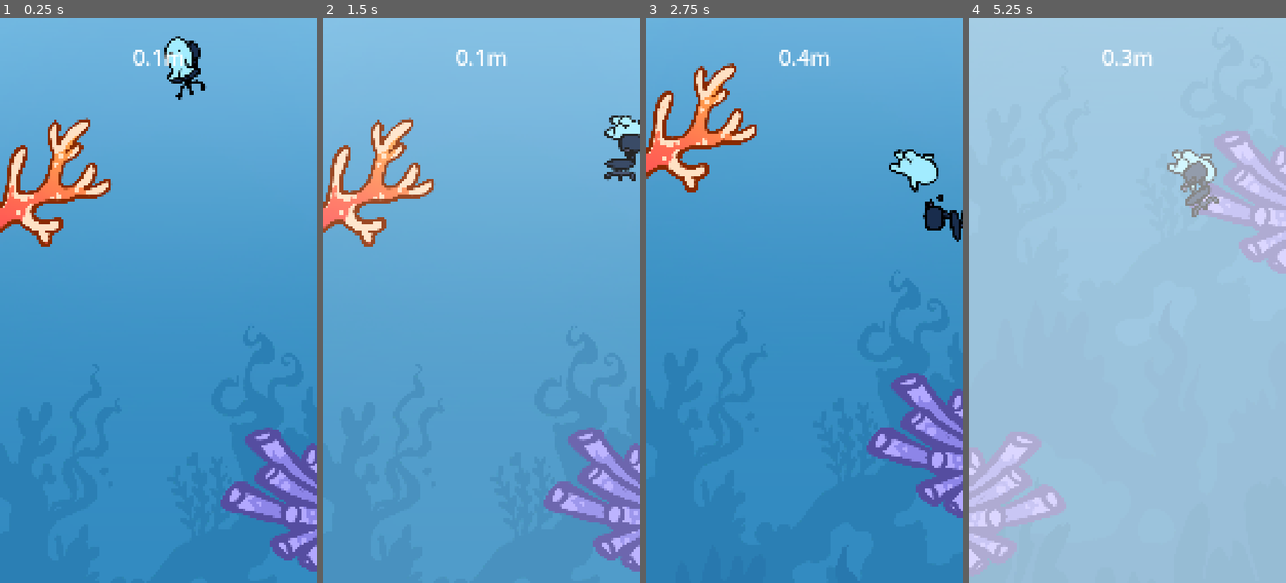
Above: before the commit, frames 1-4 (left to right).
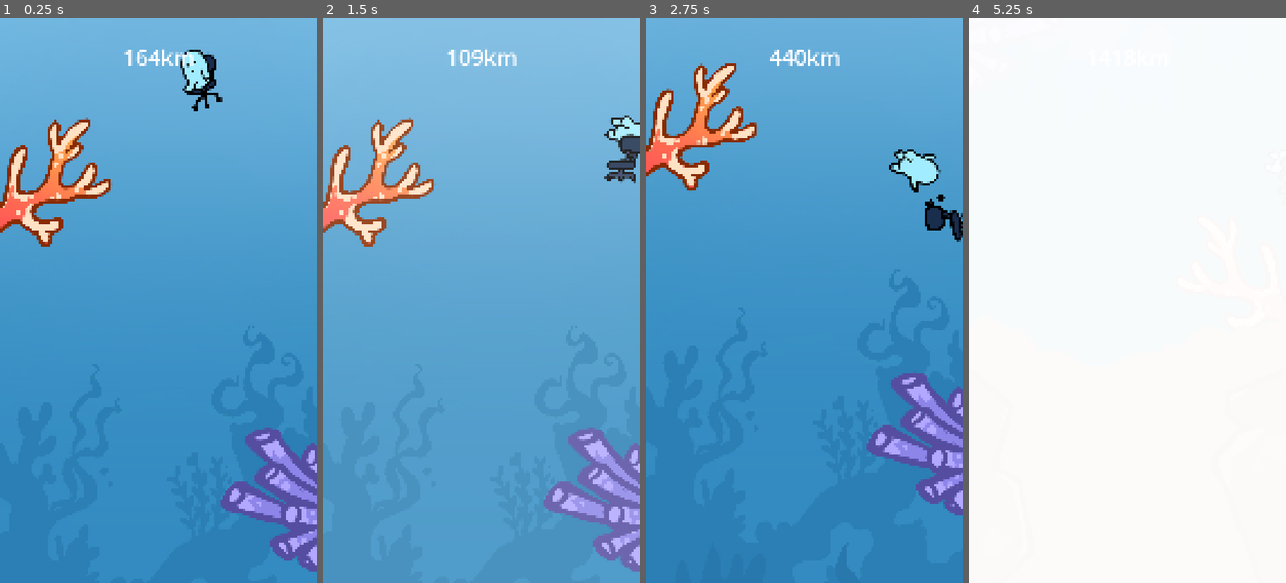
Above: after the commit, the same moments.

Repository: izzqz/to-the-core
Game: Godot game, scene res://main.tscn
Two runs of this game, one before a commit and one after it. Both use one fixed random seed, a clock stepped at 60 frames per second and the inputs below.
Inputs:
- Up to frame 1 (0.25 s): no input
- Up to frame 2 (1.5 s): tap Space (flap) at 0.77, 1.07 s
- Up to frame 3 (2.75 s): tap Space (flap) at 1.52, 1.82 s
- Up to frame 4 (5.25 s): tap Space (flap) at 3.02, 3.32, 3.77, 4.07, 4.52, 4.82 s

The runs differ from the first frame. In frame 1, 1.5% of the frame differs, in the area x 39-71%, y 3-17%; in frame 2, 0.8%; in frame 3, 2.8%; in frame 4, 100%, in the area x 0-100%, y 0-100%.

Commit message:
Something

Diff:
--- a/main.tscn
+++ b/main.tscn
@@ -1,49 +1,18 @@
-[gd_scene load_steps=7 format=3 uid="uid://bw8x5ot16f4vr"]
+[gd_scene load_steps=5 format=3 uid="uid://bw8x5ot16f4vr"]
 
 [ext_resource type="Script" uid="uid://bnkgsbtg1px2l" path="res://scripts/game.gd" id="1_1bvp3"]
-[ext_resource type="Texture2D" uid="uid://bh8n8ctg4sg1j" path="res://assets/level_1.png" id="1_h2yge"]
 [ext_resource type="PackedScene" uid="uid://cry565eg4xaqi" path="res://scenes/player.tscn" id="1_ig7tw"]
+[ext_resource type="PackedScene" uid="uid://c3nqa71wje4m8" path="res://scenes/level.tscn" id="2_1bvp3"]
 [ext_resource type="PackedScene" uid="uid://74dbxxifoh4v" path="res://scenes/overlay.tscn" id="4_1bvp3"]
-
-[sub_resource type="GDScript" id="GDScript_1bvp3"]
-script/source = "extends Area2D
-
-func _on_area_entered(area: Area2D) -> void:
-	pass # Replace with function body.
-"
-
-[sub_resource type="RectangleShape2D" id="RectangleShape2D_0xm2m"]
-size = Vector2(392.224, 706.761)
 
 [node name="Game" type="Node2D"]
 script = ExtResource("1_1bvp3")
 metadata/_edit_lock_ = true
 
-[node name="Background" type="Sprite2D" parent="."]
-texture = ExtResource("1_h2yge")
-centered = false
-metadata/_edit_lock_ = true
-
-[node name="Area2D" type="Area2D" parent="Background" groups=["obstacle"]]
-script = SubResource("GDScript_1bvp3")
-
-[node name="CollisionShape2D" type="CollisionShape2D" parent="Background/Area2D" groups=["obstacle"]]
-position = Vector2(155, 794)
-rotation = 0.941394
-shape = SubResource("RectangleShape2D_0xm2m")
-
-[node name="CollisionShape2D2" type="CollisionShape2D" parent="Background/Area2D" groups=["obstacle"]]
-position = Vector2(58.0001, 3581)
-rotation = 0.814994
-shape = SubResource("RectangleShape2D_0xm2m")
-
-[node name="CollisionShape2D3" type="CollisionShape2D" parent="Background/Area2D" groups=["obstacle"]]
-position = Vector2(1383, 2229)
-rotation = -0.917145
-shape = SubResource("RectangleShape2D_0xm2m")
+[node name="Level" parent="." instance=ExtResource("2_1bvp3")]
 
 [node name="Player" parent="." instance=ExtResource("1_ig7tw")]
-position = Vector2(647, 96)
+position = Vector2(720, 150)
 
 [node name="CameraOffset" type="Marker2D" parent="Player"]
 position = Vector2(0, 600)
@@ -60,5 +29,3 @@
 
 [node name="Overlay" parent="CanvasLayer" instance=ExtResource("4_1bvp3")]
 metadata/_edit_lock_ = true
-
-[connection signal="area_entered" from="Background/Area2D" to="Background/Area2D" method="_on_area_entered"]
--- /dev/null
+++ b/scenes/level.tscn
@@ -0,0 +1,31 @@
+[gd_scene load_steps=5 format=3 uid="uid://c3nqa71wje4m8"]
+
+[ext_resource type="Texture2D" uid="uid://b0cpa8lml02pq" path="res://assets/levels/level_1.png" id="1_2q6dc"]
+[ext_resource type="Texture2D" uid="uid://61y57nrk42vt" path="res://assets/levels/level_2.png" id="2_mx8sn"]
+[ext_resource type="Texture2D" uid="uid://u6ijpo4syoqu" path="res://assets/levels/level_3.png" id="3_ppgk2"]
+[ext_resource type="Texture2D" uid="uid://jnysvo4ke2cw" path="res://assets/levels/level_4.png" id="4_2r41h"]
+
+[node name="Level" type="Node2D"]
+
+[node name="Level1" type="Sprite2D" parent="."]
+texture = ExtResource("1_2q6dc")
+centered = false
+metadata/_edit_lock_ = true
+
+[node name="Level2" type="Sprite2D" parent="."]
+position = Vector2(0, 4849)
+texture = ExtResource("2_mx8sn")
+centered = false
+metadata/_edit_lock_ = true
+
+[node name="Level3" type="Sprite2D" parent="."]
+position = Vector2(0, 9850)
+texture = ExtResource("3_ppgk2")
+centered = false
+metadata/_edit_lock_ = true
+
+[node name="Level4" type="Sprite2D" parent="."]
+position = Vector2(0, 15015)
+texture = ExtResource("4_2r41h")
+centered = false
+metadata/_edit_lock_ = true
--- a/scenes/overlay.tscn
+++ b/scenes/overlay.tscn
@@ -1,11 +1,9 @@
-[gd_scene load_steps=7 format=3 uid="uid://74dbxxifoh4v"]
+[gd_scene load_steps=6 format=3 uid="uid://74dbxxifoh4v"]
 
 [ext_resource type="Script" uid="uid://d1vmupf1oq0y" path="res://scripts/overlay.gd" id="1_d607a"]
 
 [sub_resource type="LabelSettings" id="LabelSettings_14nai"]
 font_size = 100
-
-[sub_resource type="GDScript" id="GDScript_r2eog"]
 
 [sub_resource type="Animation" id="Animation_14nai"]
 resource_name = "flash"
@@ -119,7 +117,6 @@
 text = "123M"
 label_settings = SubResource("LabelSettings_14nai")
 horizontal_alignment = 1
-script = SubResource("GDScript_r2eog")
 
 [node name="ColorRect" type="ColorRect" parent="."]
 layout_mode = 1
--- a/scripts/global.gd
+++ b/scripts/global.gd
@@ -1,12 +1,12 @@
 extends Node
 
-var score := 0
-signal score_changed(new_score: int)
+var score := 0.0
+signal score_changed(new_score: float)
 signal flash_fx
 
 var junk: Array[Node] = []
 
-func add_score(amount: int) -> void:
+func add_score(amount: float) -> void:
 	score += amount
 	score_changed.emit(score)
 
--- a/scripts/overlay.gd
+++ b/scripts/overlay.gd
@@ -7,12 +7,12 @@
 	Global.flash_fx.connect(play_flash_fx)
 	set_score(Global.score)
 
-func _on_score_changed(new_score: int) -> void:
+func _on_score_changed(new_score: float) -> void:
 	set_score(new_score)
 
-func set_score(new_score: int) -> void:
-	var meters = float(new_score) / 100.0  # Use 100.0 to ensure float division
-	score_label.text = "%.1fm" % meters  # %.1f formats to one decimal place
+func set_score(new_score: float) -> void:
+	var km = new_score * 10.00
+	score_label.text = "%dkm" % km
 
 func play_flash_fx() -> void:
 	$AnimationPlayer.play("flash")
--- a/scripts/player.gd
+++ b/scripts/player.gd
@@ -67,7 +67,7 @@
 
 	# Rotate sprite based on interpolated direction
 	$Alive_Animation.rotation_degrees = current_direction * -20
-	Global.add_score(1)
+	Global.add_score(1.1)
 
 	# Check if player is off screen
 	check_boundaries()
Binary file removed: assets/background.png
Not shown, added: assets/levels/IMG_2052.PNG.import
Not shown, added: assets/levels/IMG_2053.PNG.import
Not shown, changed: assets/levels/IMG_2054.PNG.import
Renamed: assets/level_1.png -> assets/levels/level_1.png
Not shown, added: assets/levels/level_1.png.import
Binary file added: assets/levels/level_2.png
Not shown, added: assets/levels/level_2.png.import
Binary file added: assets/levels/level_3.png
Not shown, changed: assets/levels/level_3.png.import
Binary file added: assets/levels/level_4.png
Not shown, added: assets/levels/level_4.png.import
